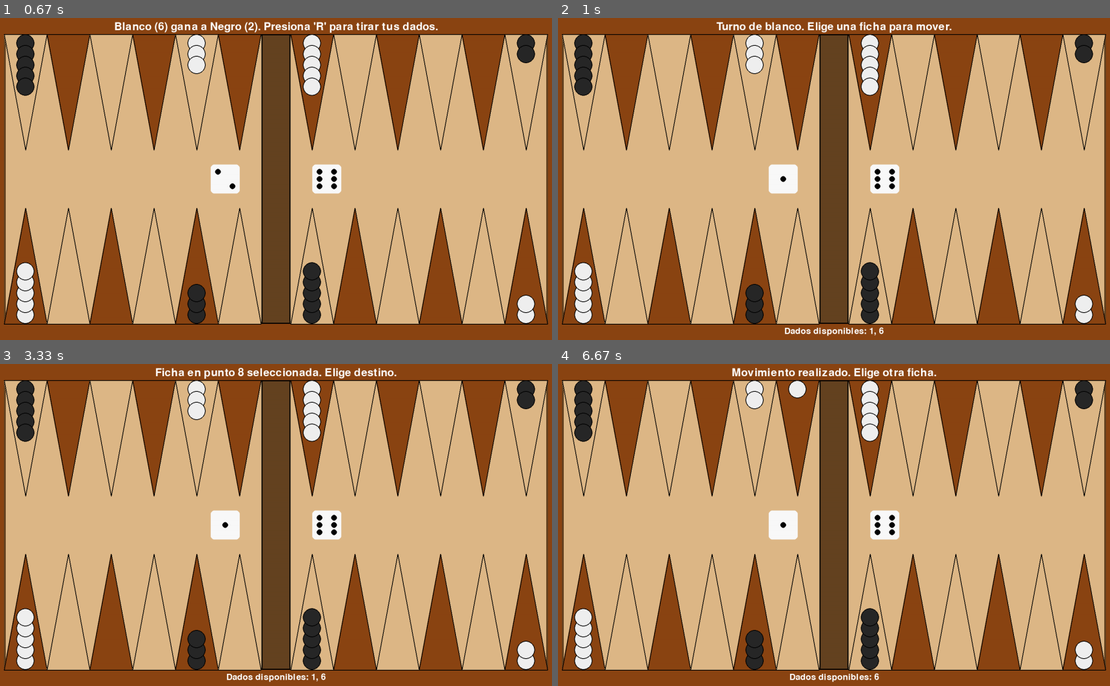
Above: before the commit, frames 1-4 (two rows, left to right).
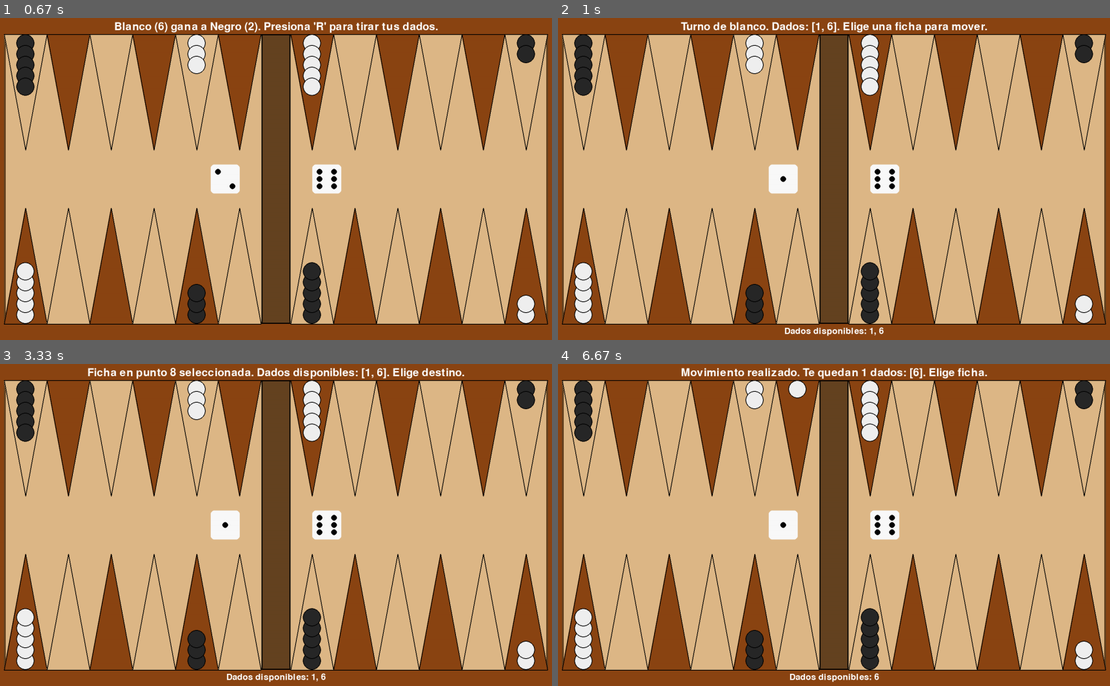
Above: after the commit, the same moments.

Repository: um-computacion/computacion-2025-backgammon-Francomaldonado1
Game: pygame game, started from Backgammon/Interfaces/PygameUI.py
Same seed, same stepped clock (60 frames per second), same inputs: the game is played once before the commit and once after it.
Inputs (mouse positions are in pixels of both pictures, inside the frame that each line leads up to):
- Up to frame 1 (0.67 s): hold R from 0.33 s (still down)
- Up to frame 2 (1 s): release R at 0.8 s; hold R from 0.83 s (still down)
- Up to frame 3 (3.33 s): release R at 1.3 s; click (93, 602) at 1.38 s; hold R 1.67-2.13 s; click (287, 415) at 2.22 s; click (248, 608) at 2.55 s; click (253, 470) at 2.88 s; click (193, 457) at 3.22 s
- Up to frame 4 (6.67 s): click (988, 496) at 3.55 s; click (1016, 518) at 3.88 s; click (1038, 589) at 4.22 s; click (662, 460) at 4.55 s; click (861, 512) at 4.88 s; click (662, 505) at 5.22 s; click (745, 621) at 5.55 s; click (657, 647) at 5.88 s; click (745, 418) at 6.22 s; click (778, 512) at 6.55 s

Frame 1 is identical in both runs. In frame 2, 0.8% of the frame differs, in the area x 22-78%, y 1-5%; in frame 3, 1.0%, in the area x 15-85%, y 1-5%; in frame 4, 0.9%.

Commit message:
Agregando clase para validar movimientos disponibles y lógica para salto de turno

Diff:
--- a/Backgammon/Interfaces/PygameUI.py
+++ b/Backgammon/Interfaces/PygameUI.py
@@ -29,7 +29,7 @@
 
     def __init__(self):
         self.current_state = 'START_ROLL'
-        self.valid_states = {'START_ROLL', 'AWAITING_ROLL', 'AWAITING_PIECE_SELECTION'}
+        self.valid_states = {'START_ROLL', 'AWAITING_ROLL', 'AWAITING_PIECE_SELECTION', 'AWAITING_SKIP_CONFIRMATION'}
 
     def change_state(self, new_state: str) -> None:
         """Cambia el estado del juego con validación."""
@@ -65,33 +65,36 @@
         return f"Turno de {current_player}. Presiona 'R' para tirar los dados."
 
     @staticmethod
-
     def get_doubles_roll_message(current_player: str, dice_value: int,
                                 available_moves: List[int]) -> str:
         """Mensaje cuando se sacan dobles."""
-        return f"{current_player.capitalize()} sacó dobles de {dice_value}. Elige ficha."
+        moves_count = len(available_moves)
+        return f"{current_player.capitalize()} sacó dobles de {dice_value}! Tienes {moves_count} movimientos de {dice_value}. Elige ficha."
 
     @staticmethod
     def get_normal_roll_message(current_player: str, available_moves: List[int]) -> str:
         """Mensaje para tirada normal."""
-        return f"Turno de {current_player}. Elige una ficha para mover."
+        dice_str = ', '.join(map(str, available_moves))
+        return f"Turno de {current_player}. Dados: [{dice_str}]. Elige una ficha para mover."
 
     @staticmethod
     def get_piece_selected_message(point: int, available_moves: List[int]) -> str:
         """Mensaje cuando se selecciona una ficha."""
-        return f"Ficha en punto {point} seleccionada. Elige destino."
-
-    @staticmethod
-    def get_invalid_piece_message(point: int) -> str:
-        """Mensaje cuando se selecciona una ficha inválida."""
-        return f"No tienes fichas en el punto {point}. Elige una válida."
+        dice_str = ', '.join(map(str, available_moves))
+        return f"Ficha en punto {point} seleccionada. Dados disponibles: [{dice_str}]. Elige destino."
 
     @staticmethod
     def get_move_completed_message(remaining_moves: int, available_moves: List[int]) -> str:
         """Mensaje cuando se completa un movimiento."""
         if remaining_moves == 0:
             return "Turno completado."
-        return f"Movimiento realizado. Elige otra ficha."
+        dice_str = ', '.join(map(str, available_moves))
+        return f"Movimiento realizado. Te quedan {remaining_moves} dados: [{dice_str}]. Elige ficha."
+
+    @staticmethod
+    def get_invalid_piece_message(point: int) -> str:
+        """Mensaje cuando se selecciona una ficha inválida."""
+        return f"No tienes fichas en el punto {point}. Elige una válida."
 
     @staticmethod
     def get_invalid_move_message() -> str:
@@ -112,6 +115,97 @@
     def get_blocked_move_message(origin: int, destination: int) -> str:
         """Mensaje para movimiento bloqueado."""
         return f"Movimiento de {origin} a {destination} bloqueado o inválido."
+
+    @staticmethod
+    def get_no_moves_available_message(player: str, reason: str) -> str:
+        """Mensaje cuando no hay movimientos disponibles."""
+        return f"¡{player.capitalize()} no puede mover! {reason} Presiona 'R' para continuar."
+
+
+class MovementValidator:
+    """Valida si un jugador tiene movimientos disponibles."""
+
+    def __init__(self, board, bar_manager):
+        self.board = board
+        self.bar_manager = bar_manager
+
+    def has_any_valid_move(self, player: str, available_moves: list) -> bool:
+        """Verifica si el jugador tiene algún movimiento válido disponible."""
+        # Primero verificar si debe mover desde la barra
+        if self.bar_manager.has_pieces_on_bar(player):
+            return self._can_enter_from_bar(player, available_moves)
+
+        # Si no hay fichas en la barra, verificar movimientos desde el tablero
+        return self._can_move_from_board(player, available_moves)
+
+    def _can_enter_from_bar(self, player: str, available_moves: list) -> bool:
+        """Verifica si el jugador puede entrar desde la barra con alguno de los dados."""
+        for dice_value in set(available_moves):  # usar set para evitar repetidos
+            entry_point = self._get_entry_point(player, dice_value)
+            destination_state = self.board.obtener_estado_punto(entry_point)
+
+            # Puede entrar si está vacío, tiene fichas propias, o tiene solo 1 ficha enemiga
+            if destination_state is None:
+                return True
+
+            dest_color, dest_count = destination_state
+            if dest_color == player or dest_count == 1:
+                return True
+
+        return False
+
+    def _can_move_from_board(self, player: str, available_moves: list) -> bool:
+        """Verifica si el jugador puede mover alguna ficha del tablero."""
+        for point_num in range(1, 25):
+            point_state = self.board.obtener_estado_punto(point_num)
+
+            # Si el punto tiene fichas del jugador actual
+            if point_state and point_state[0] == player:
+                # Verificar si puede mover con alguno de los dados disponibles
+                for dice_value in set(available_moves):
+                    destination = self._calculate_destination(player, point_num, dice_value)
+
+                    # Verificar que el destino sea válido
+                    if 1 <= destination <= 24:
+                        if self._is_move_possible(destination, player):
+                            return True
+
+        return False
+
+    def _is_move_possible(self, destination: int, player: str) -> bool:
+        """Verifica si un destino específico es accesible para el jugador."""
+        destination_state = self.board.obtener_estado_punto(destination)
+
+        if destination_state is None:
+            return True
+
+        dest_color, dest_count = destination_state
+
+        # Accesible si: tiene fichas propias, o tiene solo 1 ficha enemiga (captura)
+        return dest_color == player or dest_count == 1
+
+    def _calculate_destination(self, player: str, origin: int, dice_value: int) -> int:
+        """Calcula el punto de destino basado en el origen y el valor del dado."""
+        if player == "negro":
+            return origin + dice_value
+        else:
+            return origin - dice_value
+
+    def _get_entry_point(self, player: str, dice_value: int) -> int:
+        """Calcula el punto de entrada desde la barra."""
+        if player == "negro":
+            return dice_value
+        else:
+            return 25 - dice_value
+
+    def get_blocked_reason(self, player: str, available_moves: list) -> str:
+        """Obtiene una descripción del por qué el jugador no puede mover."""
+        if self.bar_manager.has_pieces_on_bar(player):
+            return ("No puedes entrar desde la barra. Todos los puntos de entrada "
+                   "están bloqueados por el oponente.")
+        else:
+            return ("No tienes movimientos válidos. Todas tus fichas están bloqueadas "
+                   "por el oponente.")
 
 
 class BarManager:
@@ -208,6 +302,7 @@
         self.__is_doubles_roll__ = False
         self.__board__ = Board()
         self.__board__.inicializar_posiciones_estandar()
+        self.__movement_validator__ = MovementValidator(self.__board__, self.__bar_manager__)
         self.__selected_point__: Optional[int] = None
         self.__white__ = (255, 255, 255)
         self.__black__ = (0, 0, 0)
@@ -260,6 +355,8 @@
             self.__roll_to_start()
         elif current_state == 'AWAITING_ROLL':
             self.__roll_player_dice()
+        elif current_state == 'AWAITING_SKIP_CONFIRMATION':
+            self.__end_turn()
 
     def __handle_piece_selection(self, mouse_pos: Tuple[int, int]) -> None:
         """Maneja la selección de fichas."""
@@ -301,7 +398,18 @@
             self.__execute_move(origen, destino)
         else:
             self.__message__ = self.__message_manager__.get_invalid_move_message()
-
+            # Verificar si aún hay movimientos válidos después del error
+            if len(self.__available_moves__) > 0:
+                if not self.__movement_validator__.has_any_valid_move(
+                        self.__current_player__, self.__available_moves__):
+                    if self.__bar_manager__.has_pieces_on_bar(self.__current_player__):
+                        self.__message__ = "No puedes entrar desde la barra. Presiona 'R' para saltar turno."
+                    else:
+                        self.__message__ = "No puedes usar los dados restantes. Presiona 'R' para saltar turno."
+                    self.__game_state_manager__.change_state('AWAITING_SKIP_CONFIRMATION')
+
+
+    # 5. __execute_move - Mensajes más cortos
     def __execute_move(self, origen: int, destino: int) -> None:
         """Ejecuta un movimiento válido y actualiza el estado del juego."""
         destination_state = self.__board__.obtener_estado_punto(destino)
@@ -315,11 +423,9 @@
             capture_occurred = True
 
             # Limpiar el punto destino completamente
-            # Intentamos con el método más simple: solo punto
             try:
                 self.__board__.remover_ficha(destino)
             except TypeError:
-                # Si falla, intentamos con punto y color
                 self.__board__.remover_ficha(destino, captured_color)
 
             # Agregar la ficha capturada a la barra
@@ -328,7 +434,6 @@
         # SEGUNDO: Realizar el movimiento
         if origen == 0:  # Desde la barra
             self.__bar_manager__.remove_piece_from_bar(self.__current_player__)
-            # Colocar en el punto destino (ya limpio si hubo captura)
             self.__board__.colocar_ficha(destino, self.__current_player__, 1)
         else:  # Movimiento normal desde un punto
             self.__board__.mover_ficha(origen, destino, self.__current_player__)
@@ -342,16 +447,27 @@
 
         if remaining_moves == 0:
             self.__end_turn()
-        elif capture_occurred:
-            self.__message__ = (f"¡Captura realizada! Te quedan {remaining_moves} "
-                            f"dados: {self.__available_moves__}. Elige ficha.")
-        else:
-            self.__message__ = (
-                self.__message_manager__.get_move_completed_message(
-                    remaining_moves, self.__available_moves__
+        else:
+            # Verificar si quedan movimientos válidos
+            if not self.__movement_validator__.has_any_valid_move(
+                    self.__current_player__, self.__available_moves__):
+                if self.__bar_manager__.has_pieces_on_bar(self.__current_player__):
+                    self.__message__ = "No puedes entrar desde la barra. Presiona 'R' para saltar turno."
+                else:
+                    self.__message__ = "No puedes usar los dados restantes. Presiona 'R' para saltar turno."
+                self.__game_state_manager__.change_state('AWAITING_SKIP_CONFIRMATION')
+            elif capture_occurred:
+                dice_str = ', '.join(map(str, self.__available_moves__))
+                self.__message__ = f"¡Captura! Te quedan {remaining_moves} dados: [{dice_str}]. Elige ficha."
+            else:
+                self.__message__ = (
+                    self.__message_manager__.get_move_completed_message(
+                        remaining_moves, self.__available_moves__
+                    )
                 )
-            )
-
+
+
+    # 6. __end_turn - Limpiar selección
     def __end_turn(self) -> None:
         """Termina el turno actual."""
         self.__switch_player()
@@ -359,6 +475,7 @@
         self.__dice_rolls__ = []
         self.__available_moves__ = []
         self.__is_doubles_roll__ = False
+        self.__selected_point__ = None  # Limpiar selección al cambiar turno
         self.__message__ = self.__message_manager__.get_awaiting_roll_message(
             self.__current_player__)
 
@@ -394,6 +511,18 @@
         self.__dice_rolls__ = [dado1, dado2]
         self.__available_moves__ = self.__dice_calculator__.calculate_available_moves(dado1, dado2)
         self.__is_doubles_roll__ = self.__dice_calculator__.is_doubles_roll(dado1, dado2)
+
+        # Verificar si el jugador tiene movimientos disponibles
+        if not self.__movement_validator__.has_any_valid_move(
+                self.__current_player__, self.__available_moves__):
+            if self.__bar_manager__.has_pieces_on_bar(self.__current_player__):
+                self.__message__ = f"{self.__current_player__.capitalize()}: No puedes entrar desde la barra. Presiona 'R' para saltar turno."
+            else:
+                self.__message__ = f"{self.__current_player__.capitalize()}: Todas tus fichas están bloqueadas. Presiona 'R' para saltar turno."
+            self.__game_state_manager__.change_state('AWAITING_SKIP_CONFIRMATION')
+            return
+
+        # Si hay movimientos disponibles, continuar normalmente
         self.__game_state_manager__.change_state('AWAITING_PIECE_SELECTION')
         if self.__is_doubles_roll__:
             self.__message__ = self.__message_manager__.get_doubles_roll_message(
@@ -556,7 +685,13 @@
 
     def __draw_message(self) -> None:
         """Renderiza el mensaje de estado."""
-        if self.__is_doubles_roll__ and "DOBLES" in self.__message__:
+        # Determinar color del texto
+        current_state = self.__game_state_manager__.get_current_state()
+
+        if current_state == 'AWAITING_SKIP_CONFIRMATION':
+            # Rojo para indicar que no puede mover
+            text_color = (255, 100, 100)
+        elif self.__is_doubles_roll__ and "DOBLES" in self.__message__:
             text_color = self.__doubles_highlight__
         else:
             text_color = self.__white__
Not shown, changed: Backgammon/CHANGELOG.md
Not shown, changed: Backgammon/prompts-desarrollo.md
